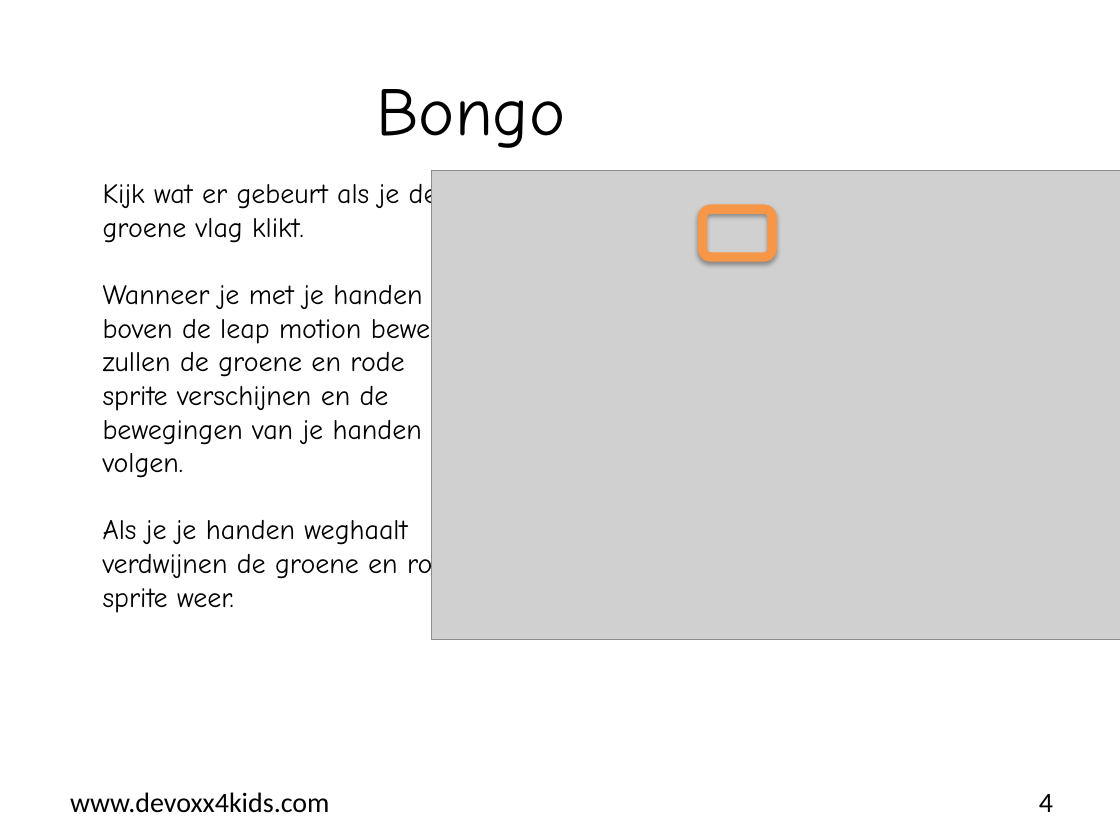
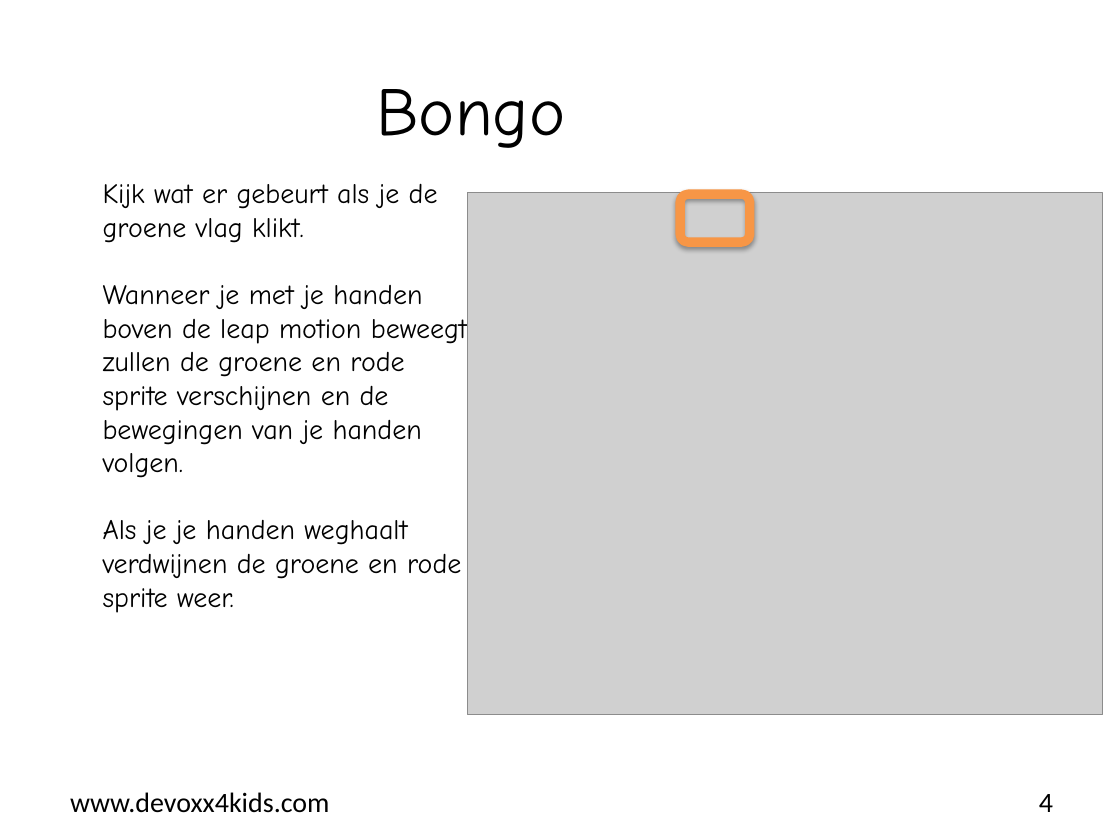
Before and after one commit to bertjan/openvalue-devoxx4kids, a slide deck: slide 4 of scratch-leapmotion/instructions/nl/Scratch-opdracht_03_Bongo.pptx. Drawn at 1120x840 pixels with LibreOffice and Linux fonts; fonts in the diff are those of the drawing; grey boxes stand for pictures; background and template pictures are left out. Boxes give left, top, right and bottom in pixels: in the first picture for what was removed or moved away, otherwise in the second. Text is boxed around its words. In the diff, an @@ line names an element or a change of style, - is before the commit and + after.

Commit message:
Changed Bongo to scratchX setup

```diff
--- a/scratch-leapmotion/instructions/nl/Scratch-opdracht_03_Bongo.pptx
+++ b/scratch-leapmotion/instructions/nl/Scratch-opdracht_03_Bongo.pptx
@@ picture: place and size @@
-picture at [431,170,1120,640]
+picture at [467,193,1102,715]
@@ rounded rectangle: place and size @@
-rounded rectangle at [702,209,772,258]
+rounded rectangle at [680,194,749,242]
```
Also in this commit, not shown: 5 other slides changed, 1 other file.
